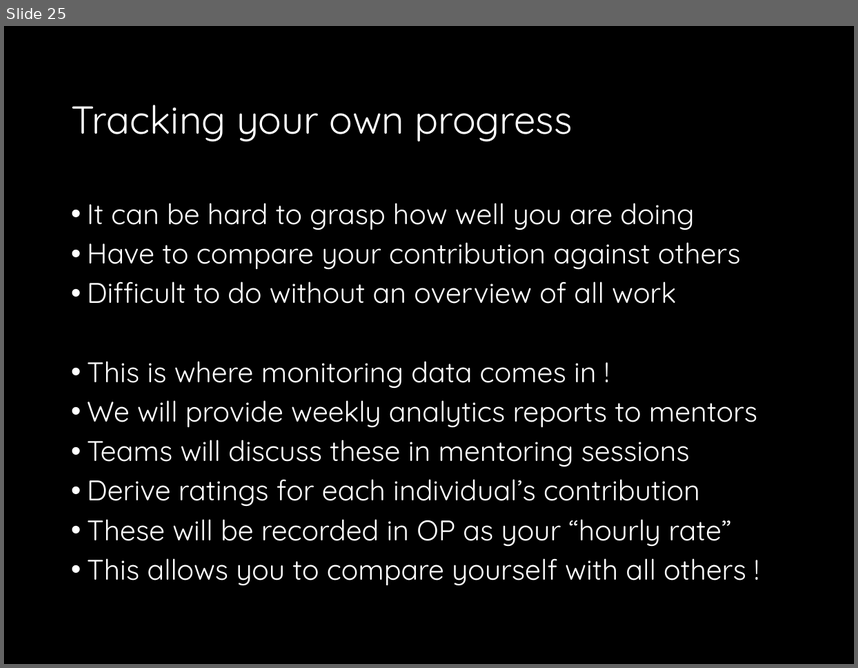
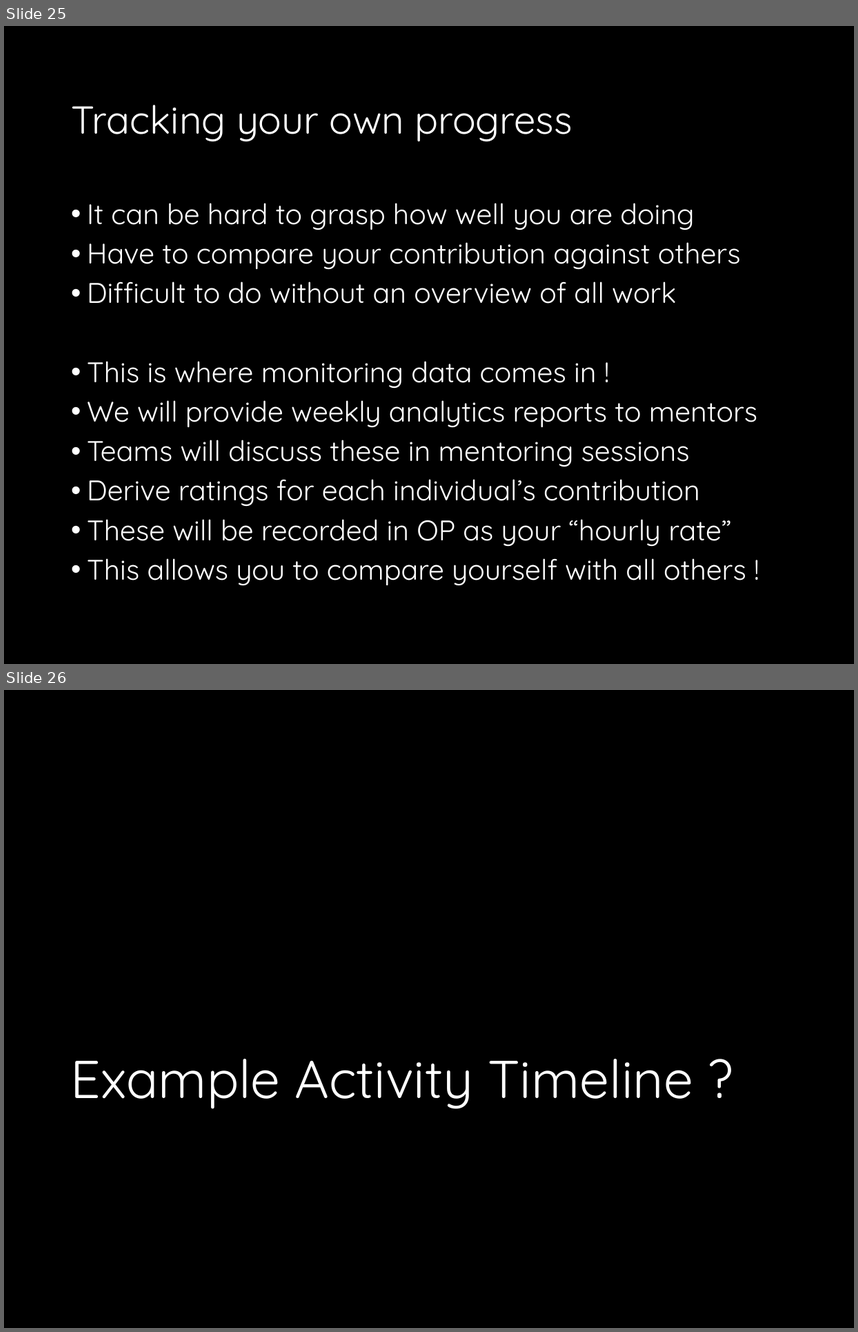
Before and after one commit to fossabot/SPE2018, a slide deck: Lecture Slides/02 Open Project.pptx. Shown one above the other, each under a label of ours: slide 25 before the commit, slides 25 and 26 after it. The pictures are 858x668 and 858x1332 pixels, drawn with LibreOffice and Linux fonts; fonts in the diff are those of the drawing. Boxes give left, top, right and bottom in pixels: in the first picture for what was removed or moved away, otherwise in the second. Text is boxed around its words. In the diff, an @@ line names an element or a change of style, - is before the commit and + after.

Commit message:
Added OP activity timeline

```diff
--- a/Lecture Slides/02 Open Project.pptx
+++ b/Lecture Slides/02 Open Project.pptx
@@ slide 26 added at bbox=[4, 690, 854, 1328], background #000000 @@
@@ title added at bbox=[70, 1058, 693, 1109], 45 pt, text #FFFFFF @@
+Example Activity Timeline ?
```
Also in this commit, not shown: 2 other slides added.
